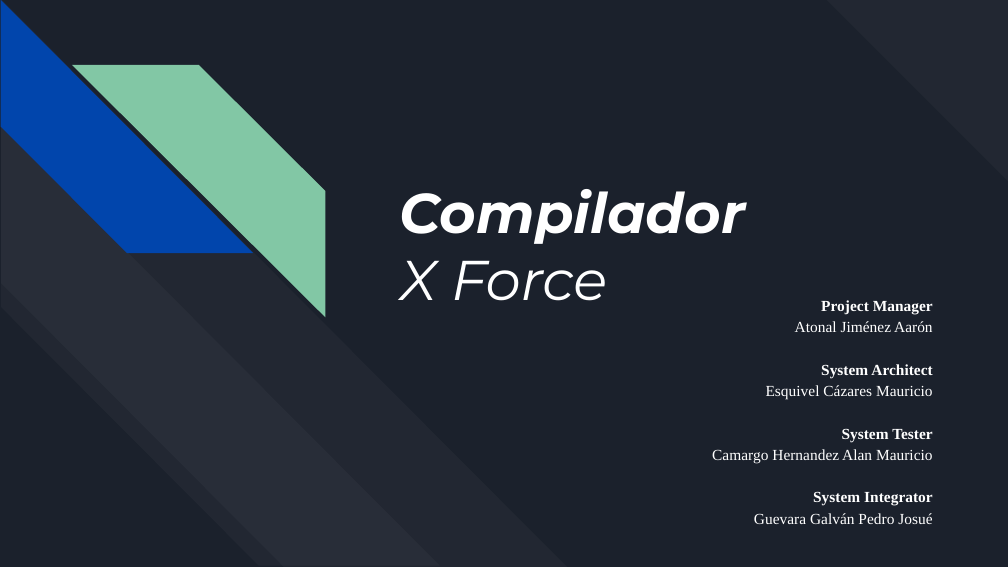
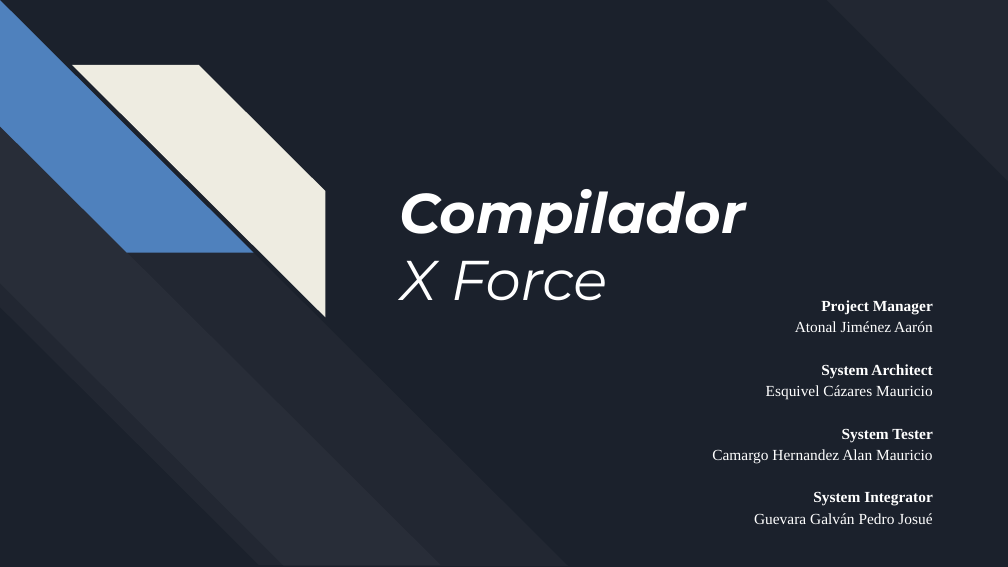
Before and after one commit to hiphoox/compilers, a slide deck: slide 1 of presentacion/Compilador x-Force.pptx. Drawn at 1008x567 pixels with LibreOffice and Linux fonts; fonts in the diff are those of the drawing. Boxes give left, top, right and bottom in pixels: in the first picture for what was removed or moved away, otherwise in the second. Text is boxed around its words. In the diff, an @@ line names an element or a change of style, - is before the commit and + after.

```diff
--- a/presentacion/Compilador x-Force.pptx
+++ b/presentacion/Compilador x-Force.pptx
@@ diag stripe at <box>1,0,254,253</box>: fill #0145AC to #4F81BD @@
@@ diag stripe at <box>72,65,325,318</box>: fill #82C7A5 to #EEECE1 @@
```
Also in this commit, not shown: 2 other slides changed, 3 other files.
